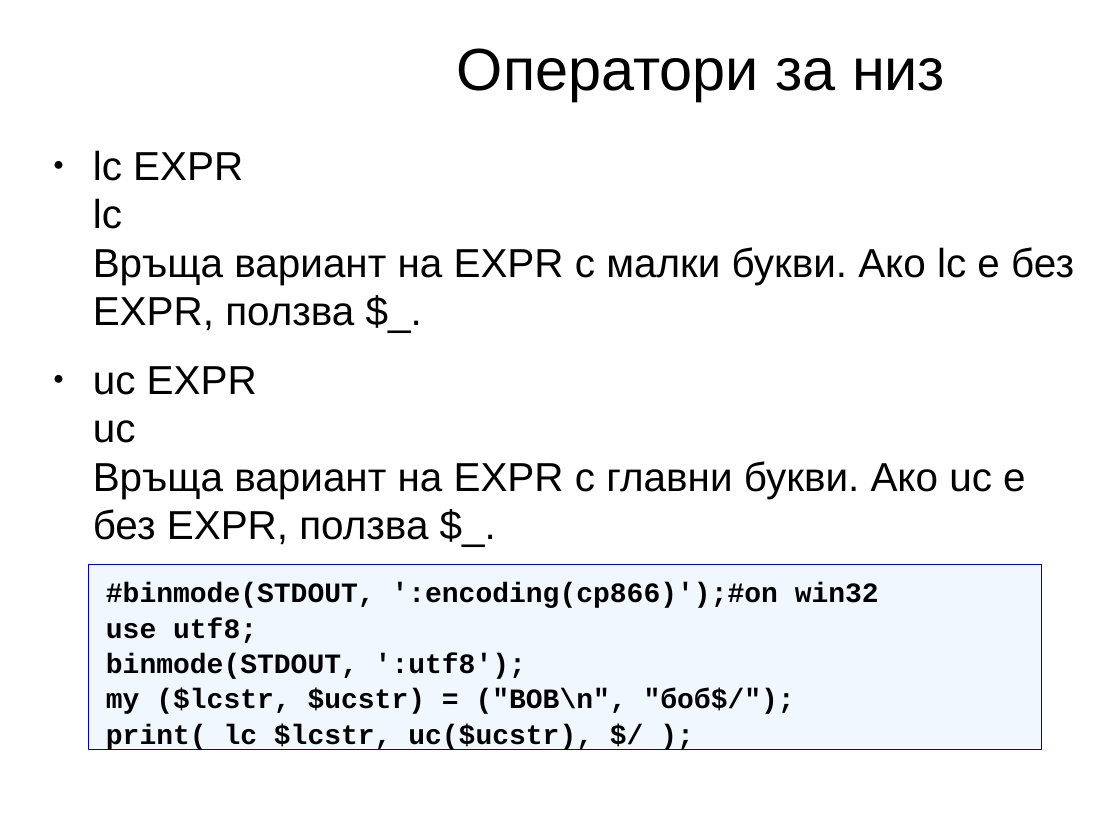
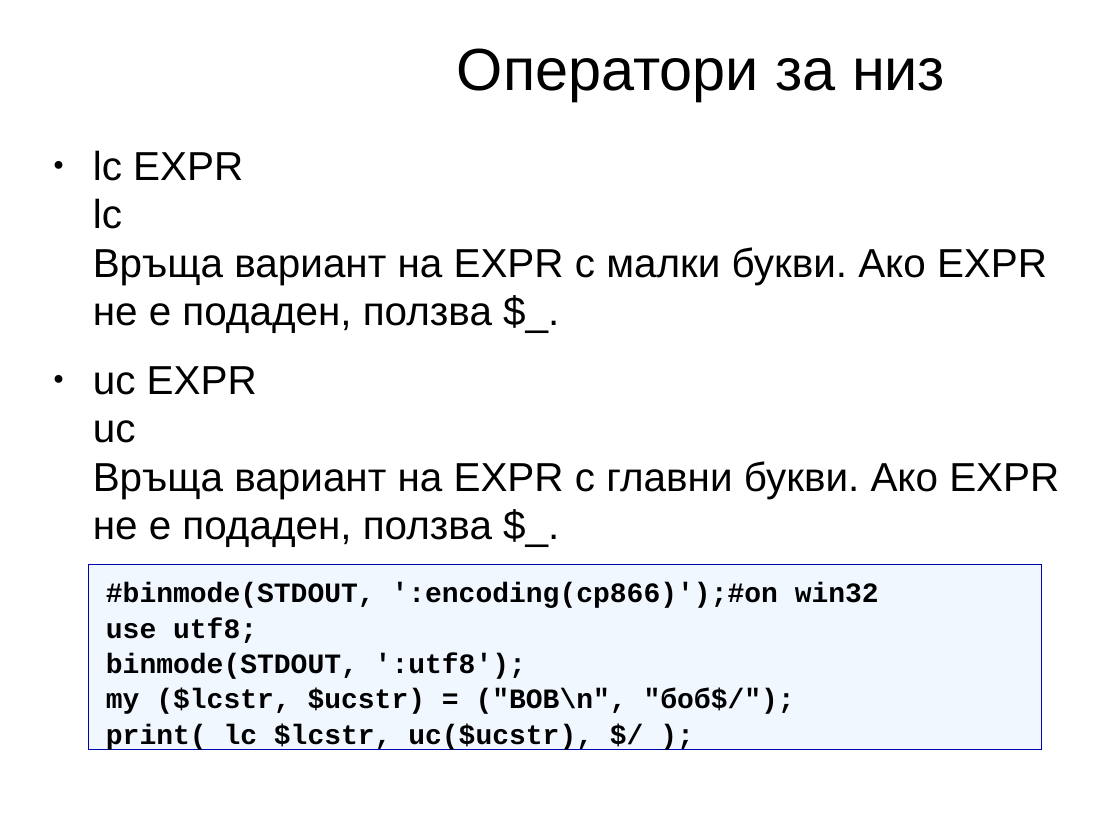
Before and after one commit to kberov/PerlProgrammingCourse, a slide deck: slide 21 of 02_scalar_data_types_bg.odp. Drawn at 1120x840 pixels with LibreOffice and Linux fonts; fonts in the diff are those of the drawing; background and template pictures are left out. Boxes give left, top, right and bottom in pixels: in the first picture for what was removed or moved away, otherwise in the second. Text is boxed around its words. In the diff, an @@ line names an element or a change of style, - is before the commit and + after.

```diff
--- a/02_scalar_data_types_bg.odp
+++ b/02_scalar_data_types_bg.odp
@@ text at (x1=93, y1=150, x2=1059, y2=547): text changed @@
-● lc EXPR
-  lc
-  Връща вариант на EXPR с малки букви. Ако lc е без EXPR, ползва $_.
-● uc EXPR
-  uc
-  Връща вариант на EXPR с главни букви. Ако uc е без EXPR, ползва $_.
+● lc EXPR
+  lc
+  Връща вариант на EXPR с малки букви. Ако EXPR не е подаден, ползва $_.
+● uc EXPR
+  uc
+  Връща вариант на EXPR с главни букви. Ако EXPR не е подаден, ползва $_.
```
Also in this commit, not shown: 27 other slides changed, 2 other files.
